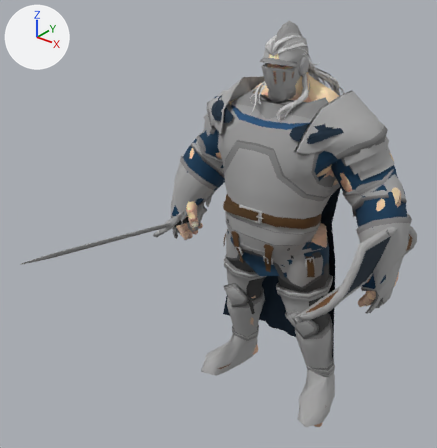
Before and after pictures for a commit that changed the glTF model assets/rigs/base/scene.gltf.
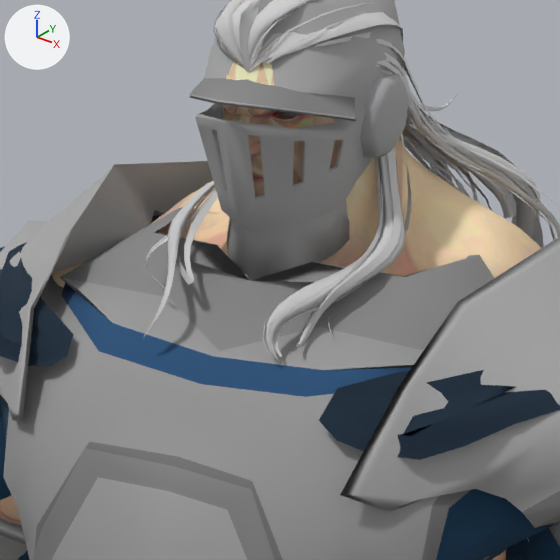
There are two pictures of each version: one whole from a 50 mm camera at (1.581, -2.533, 2.534) aimed at (-0.105, -0.426, 1.228), one close up on the part from 50% to 79% of the width and 9% to 37% of the height. The lights are fixed; the arrows at upper left show +X, +Y and +Z. The first two pictures are the older version.

Objects in the first close-up: 'FantasyWarrior_armor_6_characters_0', 'FantasyWarrior_cloak_6_characters_0', 'base_body', 'beard_cards', 'hair_long'.
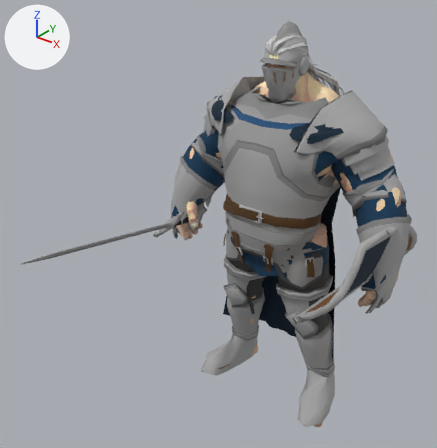
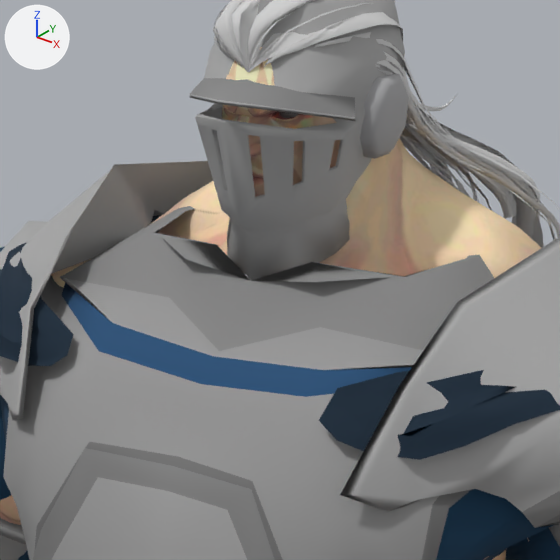
Pixel boxes [x1, y1, x2, y2] of what changed, in the close-ups (560 x 560 px):
'beard_cards', deleted: before [144, 134, 411, 361]

What the commit changed:
Object 'beard_cards' (ob_beard_cards) is deleted.
